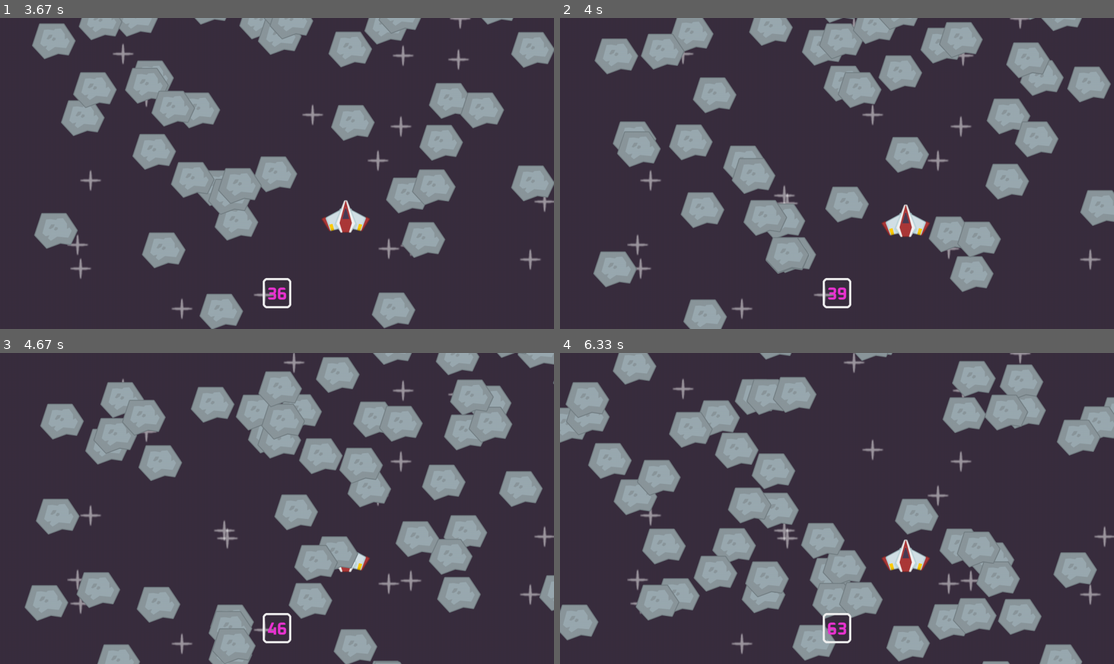
Above: before the commit, frames 1-4 (two rows, left to right).
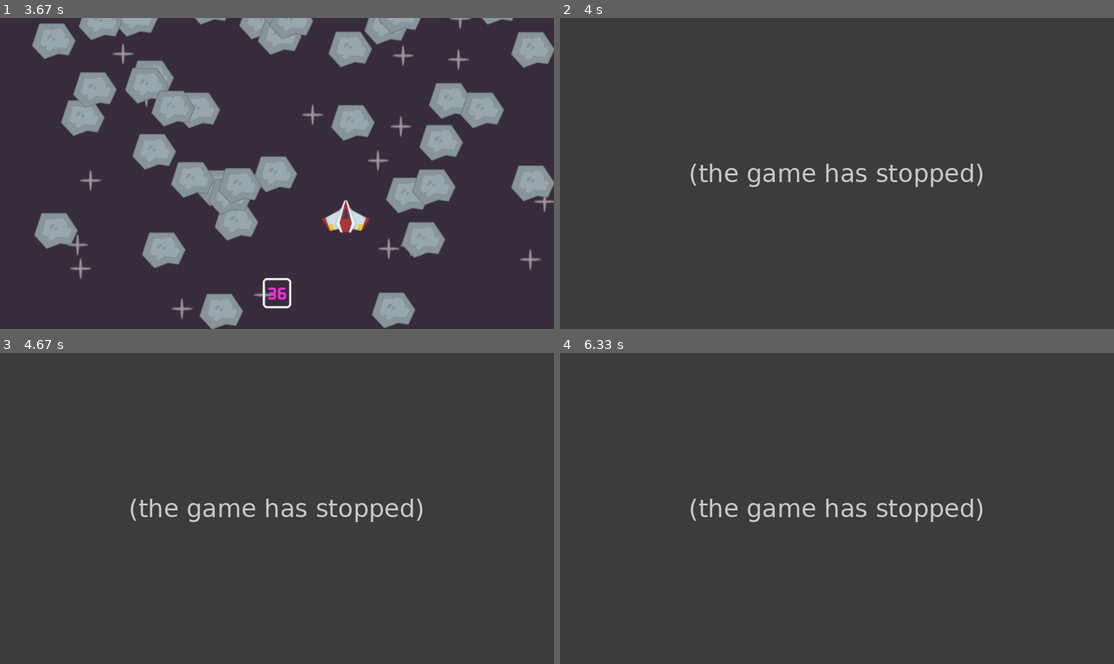
Above: after the commit, the same moments.

Repository: john-salinas/pygame_tutorial
Game: pygame game, started from 1 Space shooter/_src/main.py
Two runs of this game, one before a commit and one after it. Both use one fixed random seed, a clock stepped at 60 frames per second and the inputs below.
Inputs:
- Up to frame 1 (3.67 s): tap Space at 0.33, 0.73, 1.03, 1.23, 1.57, 1.87, 2.63, 2.97, 3.27, 3.4 s; hold D 0.67-1.13 s; hold W 1.17-1.47 s; hold D 1.5-1.97 s; hold S 2.57-2.87 s; hold A 2.9-3.3 s; hold S from 3.33 s (still down)
- Up to frame 2 (4 s): release S at 3.7 s
- Up to frame 3 (4.67 s): no input
- Up to frame 4 (6.33 s): no input

Frame 1 is identical in both runs. In frame 2, 24% of the frame differs, in the area x 6-100%, y 0-100%; in frame 3, 27%; in frame 4, 30%, in the area x 0-100%, y 0-100%.
After the commit the program exited at 3.95 s; later frames show no game.

Commit message:
Commit before finishing the game

Diff:
--- a/1 Space shooter/_src/main.py
+++ b/1 Space shooter/_src/main.py
@@ -84,6 +84,14 @@
 
 
 def collisions():
+  global running
+
+  # Checking if the player hits a meteor and closing the game if it happens
+  collision_sprites = pygame.sprite.spritecollide(player, meteor_sprites, True)
+  if collision_sprites:
+    running = False
+
+  # Checking for collisions between laser and meteor. Kills all sprites in related condition
   for laser in laser_sprites:
     collided_sprites = pygame.sprite.spritecollide(laser, meteor_sprites, True)
 
